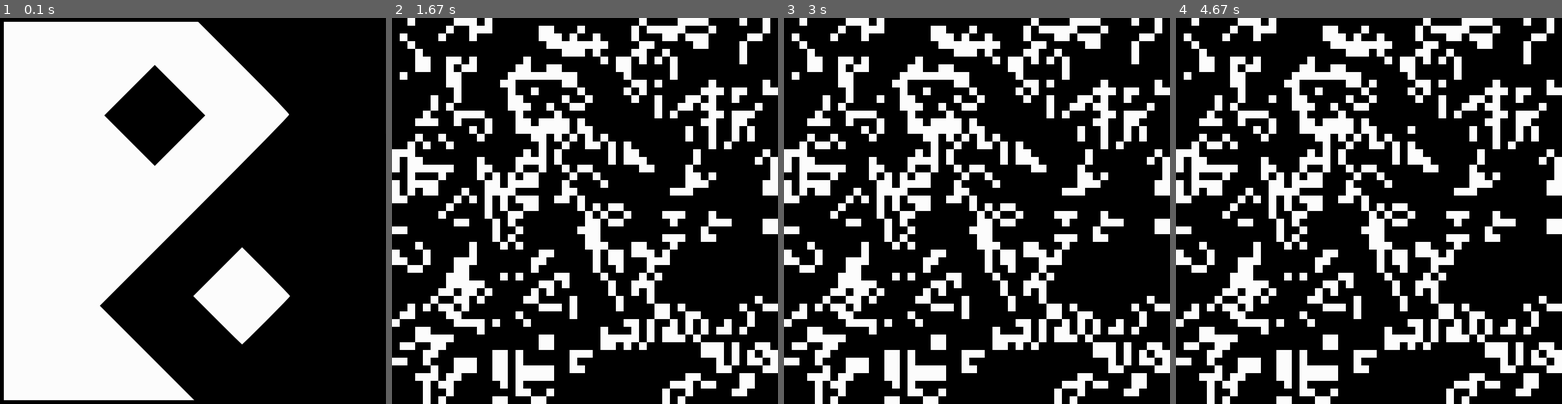
Above: before the commit, frames 1-4 (left to right).
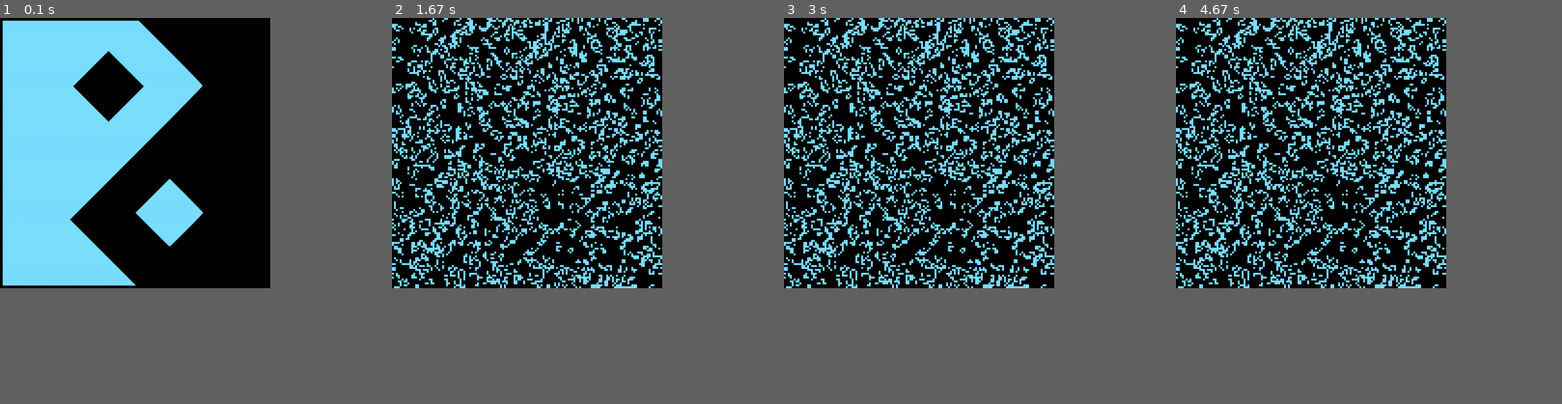
Above: after the commit, the same moments.

Repository: piotrksiazek/Pygame-of-Life
Game: pygame game, started from main.py
Same seed, same stepped clock (60 frames per second), same inputs: the game is played once before the commit and once after it.
Inputs (mouse positions are in pixels of both pictures, inside the frame that each line leads up to):
- Up to frame 1 (0.1 s): no input
- Up to frame 2 (1.67 s): tap Space at 0.33, 0.67, 1 s; click (442, 214) at 1.38 s
- Up to frame 3 (3 s): click (822, 145) at 2.22 s; click (880, 99) at 2.88 s
- Up to frame 4 (4.67 s): click (1407, 129) at 3.72 s; click (1372, 87) at 4.62 s
In our replay, the window is 900x900 before the commit and 630x630 after it. These sizes can differ from the game's own. Grey fills any space a smaller window leaves; there, only what the larger window draws over its background counts as a difference.

The runs differ from the first frame. In frame 1, 51% of the frame differs, in the area x 0-76%, y 0-100%; in frame 2, 36%; in frame 3, 36%; in frame 4, 36%.

Commit message:
obrazek sie skaluje

Diff:
--- a/main.py
+++ b/main.py
@@ -11,7 +11,7 @@
     def __init__(self):
         self.color_ready = False
         self.color_menu_img = pygame.image.load('assets/color_menu_2.png')
-
+        self.color_menu_img_scaled = pygame.transform.scale(self.color_menu_img, (gol.settings.scr_height, gol.settings.scr_width))
     def check_color_events(self):
         for event in pygame.event.get():
             if event.type == pygame.QUIT:
@@ -44,7 +44,7 @@
                 0.3*gol.settings.scr_width, 0.3*gol.settings.scr_width
             )
             pygame.draw.rect(gol.screen, gol.settings.dead_color, death_rect)
-            gol.screen.blit(self.color_menu_img, (0,0))
+            gol.screen.blit(self.color_menu_img_scaled, (0,0))
             pygame.display.flip()
 
 
--- a/settings.py
+++ b/settings.py
@@ -3,12 +3,12 @@
 
 class Settings:
     def __init__(self):
-        self.colors_of_life = [(255,255,255), (255,0,0), (0,255,0), (0,0,255)]
+        self.colors_of_life = [(123,223,255), (255,0,0), (0,255,0), (0,0,255)]
         self.colors_of_death = [(0,0,0), (20,20,20), (150,150,150), (255,0,0)]
         self.max_color_of_life = len(self.colors_of_life) - 1
         self.max_color_of_death = len(self.colors_of_death) - 1
         self.alive_color = self.colors_of_life[0]
         self.dead_color = self.colors_of_death[0]
-        self.scr_width = 1000
-        self.scr_height = 1000
-        self.cell_size = 20
+        self.scr_width = 700
+        self.scr_height = 700
+        self.cell_size = 5
